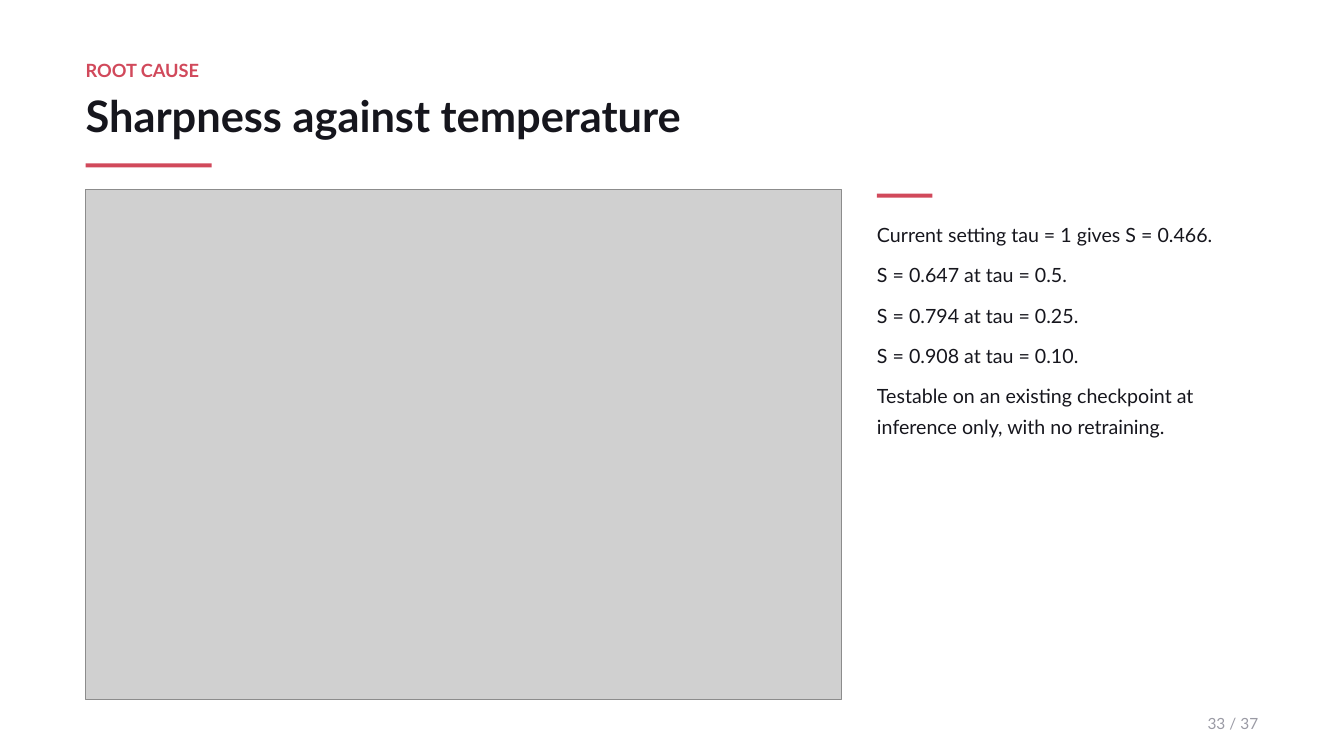
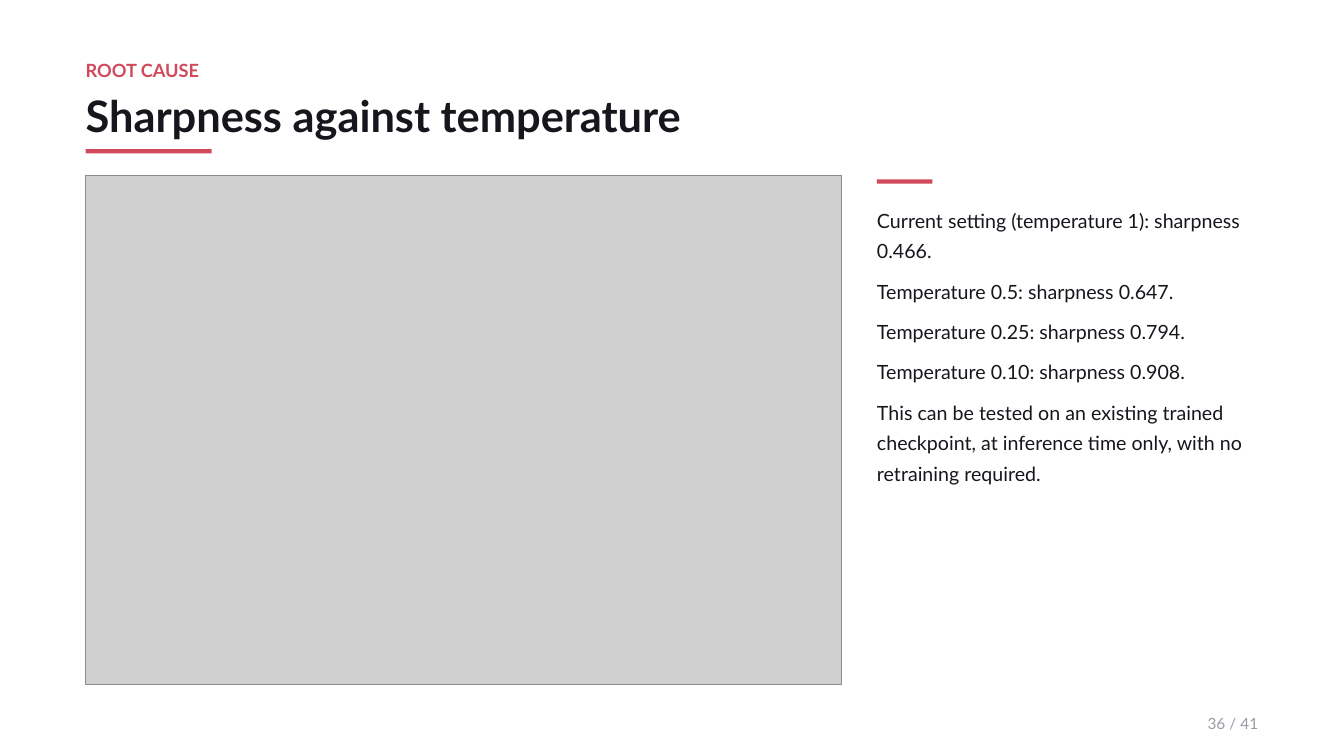
Before and after one commit to JulianAttemptsCoding/Fast-MC-CBSC, a slide deck: slide 36 of exhibition/c2st_20260728/CBSC_ZDC_FastMC_overview.pptx (slide 33 before the commit). Drawn at 1344x756 pixels with LibreOffice and Linux fonts; fonts in the diff are those of the drawing; grey boxes stand for pictures. Boxes give left, top, right and bottom in pixels: in the first picture for what was removed or moved away, otherwise in the second. Text is boxed around its words. In the diff, an @@ line names an element or a change of style, - is before the commit and + after.

```diff
--- a/exhibition/c2st_20260728/CBSC_ZDC_FastMC_overview.pptx
+++ b/exhibition/c2st_20260728/CBSC_ZDC_FastMC_overview.pptx
@@ 2 rectangles, 1 picture: place and size @@
-2 rectangles, 1 picture at [86, 163, 933, 700]
+2 rectangles, 1 picture at [86, 149, 933, 686]
@@ text at [877, 213, 1242, 485]: text changed @@
-Current setting tau = 1 gives S = 0.466.
-S = 0.647 at tau = 0.5.
-S = 0.794 at tau = 0.25.
-S = 0.908 at tau = 0.10.
-Testable on an existing checkpoint at inference only, with no retraining.
+Current setting (temperature 1): sharpness 0.466.
+Temperature 0.5: sharpness 0.647.
+Temperature 0.25: sharpness 0.794.
+Temperature 0.10: sharpness 0.908.
+This can be tested on an existing trained checkpoint, at inference time only, with no retraining required.
@@ text at [1208, 718, 1258, 729]: text changed @@
-33 / 37
+36 / 41
```
Also in this commit, not shown: 18 other slides changed, 22 slides added, 18 slides removed, 12 other files.
